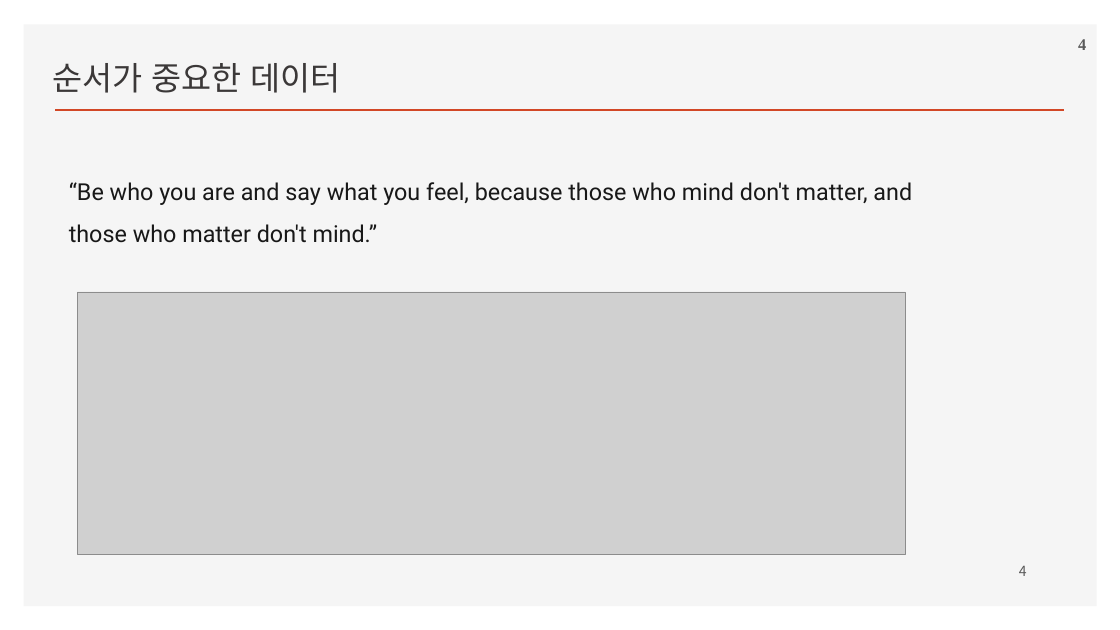
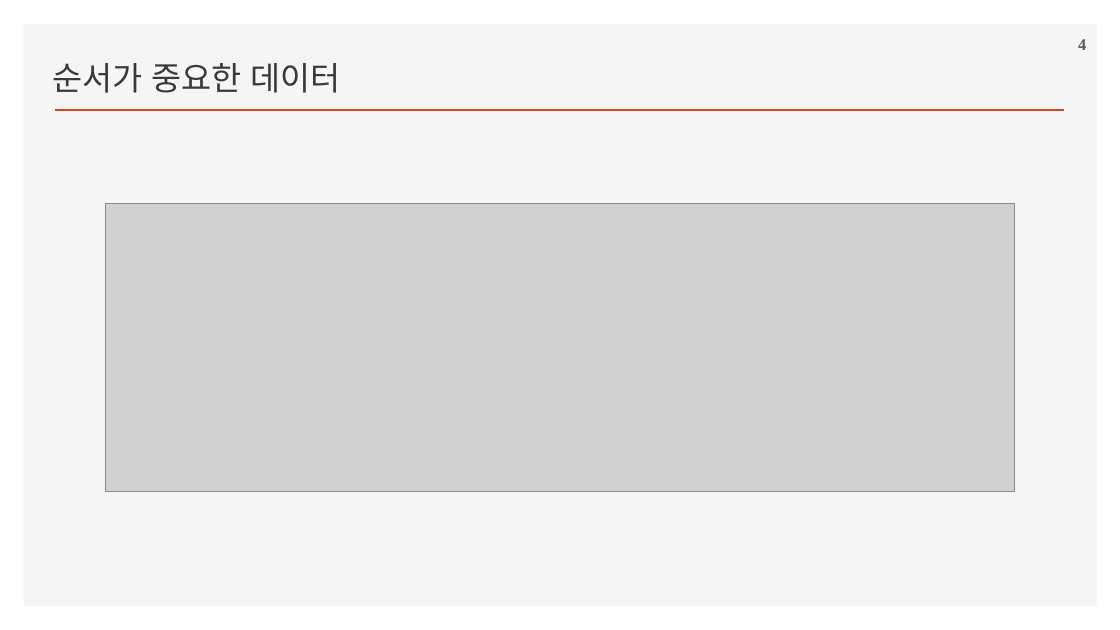
Before and after one commit to ancestor9/2026_Fall_Deep-Learning-with-Python, a slide deck: slide 4 of Chapter 13 Timeseries forecasting.pptx. Drawn at 1120x630 pixels with LibreOffice and Linux fonts; fonts in the diff are those of the drawing; grey boxes stand for pictures; background and template pictures are left out. Boxes give left, top, right and bottom in pixels: in the first picture for what was removed or moved away, otherwise in the second. Text is boxed around its words. In the diff, an @@ line names an element or a change of style, - is before the commit and + after.

```diff
--- a/Chapter 13 Timeseries forecasting.pptx
+++ b/Chapter 13 Timeseries forecasting.pptx
@@ text removed at (x1=69, y1=182, x2=912, y2=243) @@
-“Be who you are and say what you feel, because those who mind don't matter, and those who matter don't mind.”
@@ picture resized from (x1=77, y1=292, x2=905, y2=555) to (x1=105, y1=203, x2=1015, y2=492) @@
@@ page number removed at (x1=1019, y1=566, x2=1027, y2=576) @@
-4
```
Also in this commit, not shown: 17 other slides changed, 7 slides added.
